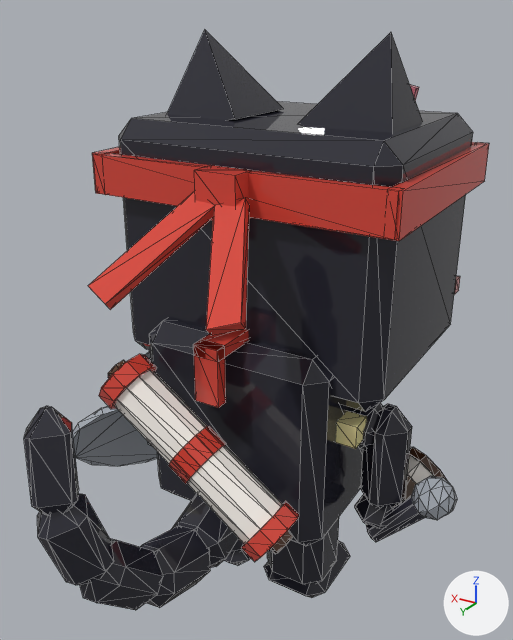
The glTF model assets/cat-cafe/exports/CatCafe_Cat_Void_Work.glb, before and after one commit.
Both versions are drawn from a camera (50 mm lens) standing at (-1.09, 1.83, 1.97) and looking at (0.0, 0.01, 1.06). The axes (+X, +Y, +Z) are drawn at lower right. The lights are the same throughout. The older version comes first. Mesh edges are drawn as thin lines. Vertices at exactly the same position are counted once.

Before the edit, the objects in view are built like this:
```python
me_catcafe_cat_void_work_body = bpy.data.meshes.new('CatCafe_Cat_Void_Work_Body')
me_catcafe_cat_void_work_body.from_pydata(...)  # 96 vertices, 168 faces; spans x -0.465..0.465, y -0.318..0.228, z 0.361..1.045
me_catcafe_cat_void_work_body.materials.append(mat_catcafe_palette)
me_catcafe_cat_void_work_held_barista = bpy.data.meshes.new('CatCafe_Cat_Void_Work_Held_Barista')
me_catcafe_cat_void_work_held_barista.from_pydata(...)  # 60 vertices, 108 faces; spans x -0.184..0.07, y -0.247..0.041, z -0.086..0.175
me_catcafe_cat_void_work_held_barista.materials.append(mat_catcafe_palette)
me_catcafe_cat_void_work_prop2 = bpy.data.meshes.new('CatCafe_Cat_Void_Work_Prop2')
me_catcafe_cat_void_work_prop2.from_pydata(...)  # 118 vertices, 208 faces; spans x -0.332..0.332, y 0.076..0.447, z 0.471..1.078
me_catcafe_cat_void_work_prop2.materials.append(mat_catcafe_palette)
ob_catcafe_cat_void_work_body = bpy.data.objects.new('CatCafe_Cat_Void_Work_Body', me_catcafe_cat_void_work_body)
ob_catcafe_cat_void_work_body.location = (0.0, 0.0, 0.0)
ob_catcafe_cat_void_work_held_barista = bpy.data.objects.new('CatCafe_Cat_Void_Work_Held_Barista', me_catcafe_cat_void_work_held_barista)
ob_catcafe_cat_void_work_held_barista.location = (-0.451, -0.067, 0.437)
ob_catcafe_cat_void_work_prop2 = bpy.data.objects.new('CatCafe_Cat_Void_Work_Prop2', me_catcafe_cat_void_work_prop2)
ob_catcafe_cat_void_work_prop2.location = (0.0, 0.0, 0.0)
# also in view: 'CatCafe_Cat_Void_Work_EarL' at (0.26, -0.2, 1.77); 'CatCafe_Cat_Void_Work_EarR' at (-0.26, -0.2, 1.77); 'CatCafe_Cat_Void_Work_Held_Entertainer' at (-0.56, -0.05, 0.49); 'CatCafe_Cat_Void_Work_Prop' at (0.0, -0.09, 1.4); 'CatCafe_Cat_Void_Work_LegF2' at (-0.45, -0.07, 0.61)
```
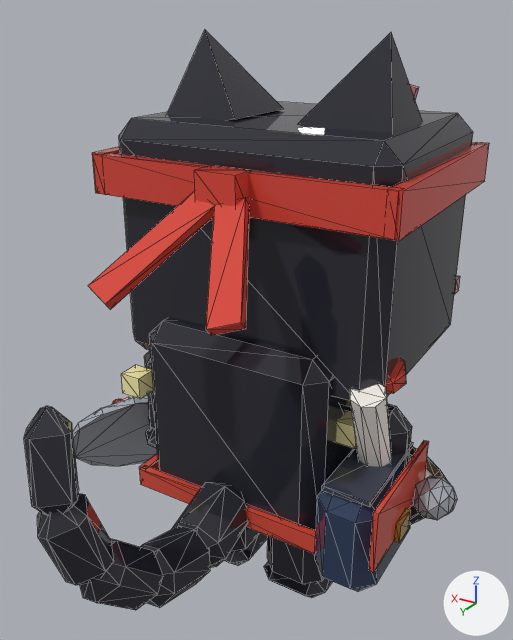
Diff of the bpy script that builds the scene:
```diff
--- a/assets/cat-cafe/exports/CatCafe_Cat_Void_Work.glb.py
+++ b/assets/cat-cafe/exports/CatCafe_Cat_Void_Work.glb.py
@@ me_catcafe_cat_void_work_body @@
 # used by ob_catcafe_cat_void_work_body; location = (0.0, 0.0, 0.0)
-me_catcafe_cat_void_work_body.from_pydata(...)  # 96 vertices, 168 faces; spans x -0.465..0.465, y -0.318..0.228, z 0.361..1.045
+me_catcafe_cat_void_work_body.from_pydata(...)  # 216 vertices, 368 faces; spans x -0.575..0.465, y -0.344..0.282, z 0.334..1.045
+# me_catcafe_cat_void_work_body part 1: a new loose piece, a box spanning x -0.347..0.347, y 0.201..0.23, z 0.423..0.489, in mat_catcafe_palette
+# me_catcafe_cat_void_work_body part 2: a new loose piece, a box spanning x 0.33..0.358, y -0.332..0.218, z 0.423..0.489, in mat_catcafe_palette
+# me_catcafe_cat_void_work_body part 3: a new loose piece, a box spanning x -0.561..-0.544, y -0.145..0.282, z 0.492..0.699, in mat_catcafe_palette
+# me_catcafe_cat_void_work_body part 4: a new loose piece, a box spanning x -0.575..-0.558, y 0.027..0.11, z 0.479..0.547, in mat_catcafe_palette
+# me_catcafe_cat_void_work_body part 5: a new loose piece, a box spanning x -0.521..-0.37, y -0.111..0.247, z 0.684..0.7, in mat_catcafe_palette
+# me_catcafe_cat_void_work_body part 6: a new loose piece of 24 vertices spanning x -0.549..-0.342, y -0.138..0.275, z 0.334..0.692, in mat_catcafe_palette
+# me_catcafe_cat_void_work_body part 7: a new loose piece of 16 vertices spanning x -0.5..-0.39, y -0.04..0.177, z 0.642..0.99, in mat_catcafe_palette
+# me_catcafe_cat_void_work_body part 8: a new loose piece of 16 vertices spanning x -0.514..-0.376, y -0.065..0.079, z 0.941..1.027, in mat_catcafe_palette
+# other edits to the shape of me_catcafe_cat_void_work_body do not show in these pictures
 me_catcafe_cat_void_work_body.materials.append(mat_catcafe_palette)
@@ ob_catcafe_cat_void_work_prop2 @@
-ob_catcafe_cat_void_work_prop2 = bpy.data.objects.new('CatCafe_Cat_Void_Work_Prop2', me_catcafe_cat_void_work_prop2)
-ob_catcafe_cat_void_work_prop2.location = (0.0, 0.0, 0.0)
```

What differs and where, as boxes [x1, y1, x2, y2] in the pictures (513 x 640 px):
'CatCafe_Cat_Void_Work_Body', reshaped
    before: [149, 319, 383, 546]
    after: [121, 319, 429, 592]
'CatCafe_Cat_Void_Work_Prop2', deleted
    before: [99, 329, 299, 562]
part 1 of me_catcafe_cat_void_work_body, added (red)
    after: [140, 467, 316, 554]
part 2 of me_catcafe_cat_void_work_body, added
    after: [139, 453, 158, 482]
part 3 of me_catcafe_cat_void_work_body, added (brown)
    after: [369, 440, 429, 572]
part 4 of me_catcafe_cat_void_work_body, added
    after: [394, 509, 411, 543]
part 5 of me_catcafe_cat_void_work_body, added
    after: [322, 442, 413, 507]
part 6 of me_catcafe_cat_void_work_body, added (blue)
    after: [315, 457, 411, 592]
part 7 of me_catcafe_cat_void_work_body, added
    after: [350, 384, 392, 467]
part 8 of me_catcafe_cat_void_work_body, added (red)
    after: [386, 358, 406, 394]
'CatCafe_Cat_Void_Work_LegF2', unchanged, covered by the edit
    before: [355, 404, 412, 529]
    after: [387, 404, 412, 464]
